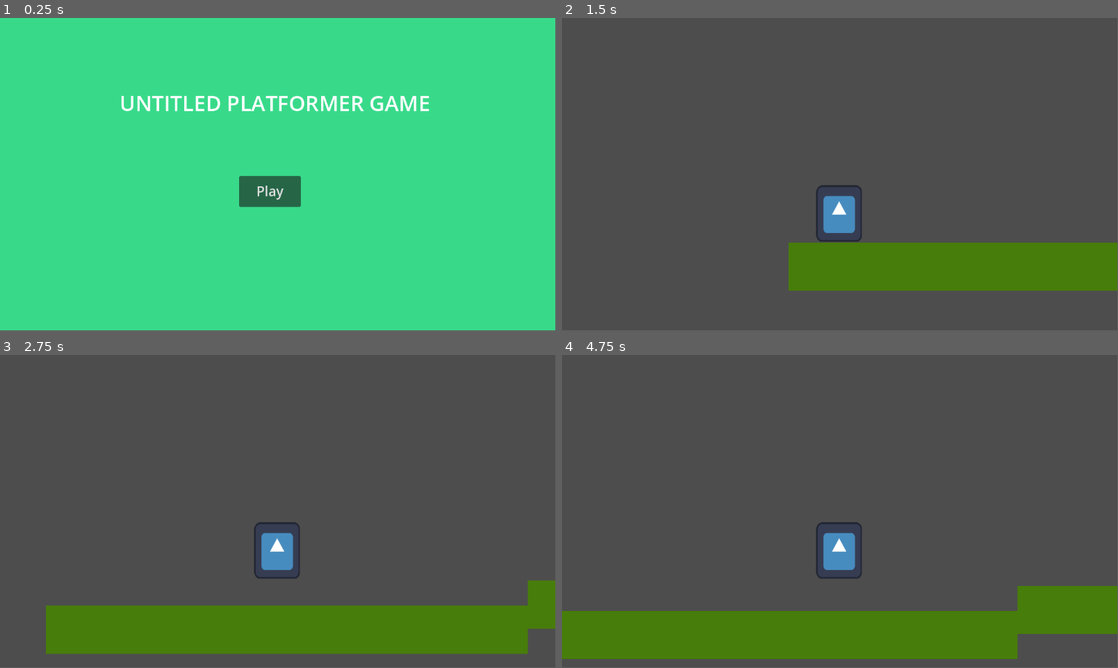
Above: before the commit, frames 1-4 (two rows, left to right).
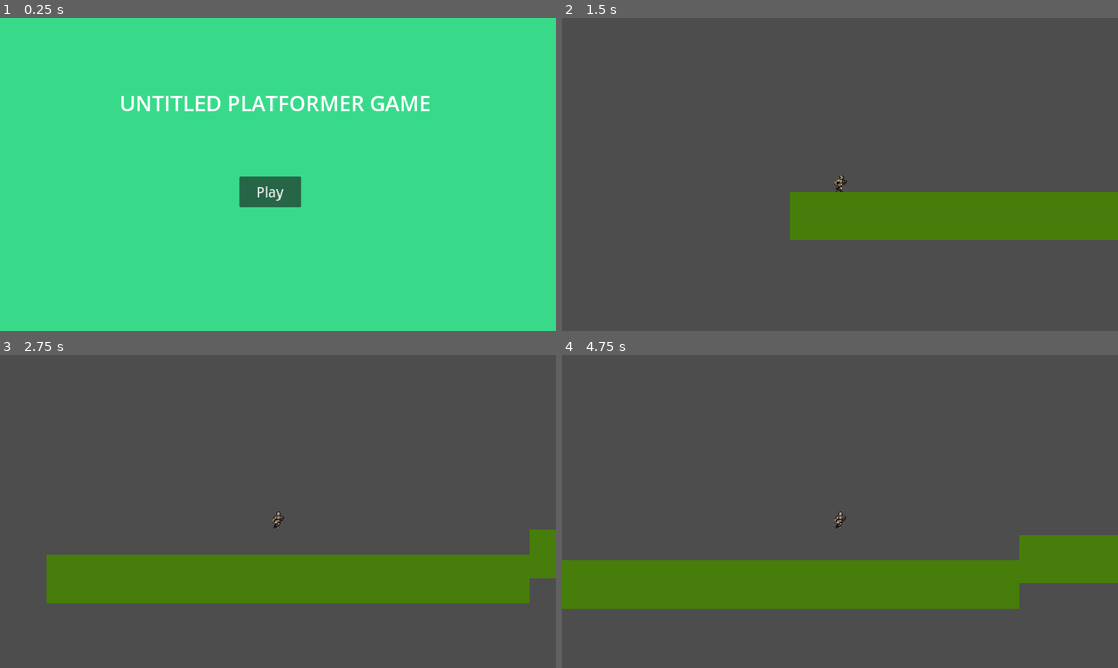
Above: after the commit, the same moments.

Repository: PalmeiraLabs/Knightly-Troubles-Game
Game: Godot game, scene res://scenes/main_menu.tscn
The game is run twice, just before and just after one commit, with the same random seed, the same clock (stepped at 60 frames per second) and the same inputs. The engine's default icon, where the game draws it, is replaced by a stand-in: a white triangle on a blue panel in a dark square.
Inputs:
- Up to frame 1 (0.25 s): no input
- Up to frame 2 (1.5 s): click "Play" at 0.5 s; hold D (move_right) from 1.28 s (still down); tap W (jump) at 1.35 s
- Up to frame 3 (2.75 s): keep holding D (move_right); tap W (jump) at 1.52, 1.82, 2.1, 2.27, 2.57 s
- Up to frame 4 (4.75 s): release D (move_right) at 2.78 s; hold A (move_left) 2.78-3.53 s; tap W (jump) at 2.85, 3.6, 3.77, 4.07, 4.35, 4.52 s; hold D (move_right) from 3.53 s (still down)
In our replay, the window is 799x449 before the commit and 800x450 after it. These sizes can differ from the game's own. Grey fills any space a smaller window leaves; there, only what the larger window draws over its background counts as a difference.

The runs differ from the first frame. In frame 1, 0.8% of the frame differs, in the area x 21-78%, y 24-61%; in frame 2, 18%; in frame 3, 29%; in frame 4, 31%, in the area x 0-100%, y 50-98%.

Commit message:
KAN-11: Added sprites for movements only & integrated them.

Diff:
--- a/player_character_body_2d.tscn
+++ b/player_character_body_2d.tscn
@@ -1,22 +1,302 @@
-[gd_scene load_steps=4 format=3 uid="uid://xo3eircuwbda"]
-
-[ext_resource type="Texture2D" uid="uid://bghd68406sexp" path="res://icon.svg" id="1_rvrxi"]
+[gd_scene load_steps=13 format=3 uid="uid://xo3eircuwbda"]
+
 [ext_resource type="Script" path="res://scripts/player_character_body_2d.gd" id="1_v464x"]
+[ext_resource type="Texture2D" uid="uid://cx333qe5qopm" path="res://assets/textures/player1/_Idle.png" id="2_ovgkg"]
+[ext_resource type="Texture2D" uid="uid://ca0iajpob4flo" path="res://assets/textures/player1/_Fall.png" id="3_c22nm"]
+[ext_resource type="Texture2D" uid="uid://bq2fdyyrpc2ek" path="res://assets/textures/player1/_Run.png" id="3_rd7ak"]
+[ext_resource type="Texture2D" uid="uid://b5v4hgl6dxlox" path="res://assets/textures/player1/_Jump.png" id="4_y0h7p"]
 
 [sub_resource type="RectangleShape2D" id="RectangleShape2D_alti0"]
 size = Vector2(95, 118)
 
+[sub_resource type="Animation" id="Animation_slvkr"]
+length = 0.001
+tracks/0/type = "value"
+tracks/0/imported = false
+tracks/0/enabled = true
+tracks/0/path = NodePath("Sprite2D:texture")
+tracks/0/interp = 1
+tracks/0/loop_wrap = true
+tracks/0/keys = {
+"times": PackedFloat32Array(0),
+"transitions": PackedFloat32Array(1),
+"update": 1,
+"values": [ExtResource("2_ovgkg")]
+}
+tracks/1/type = "value"
+tracks/1/imported = false
+tracks/1/enabled = true
+tracks/1/path = NodePath("Sprite2D:vframes")
+tracks/1/interp = 1
+tracks/1/loop_wrap = true
+tracks/1/keys = {
+"times": PackedFloat32Array(0),
+"transitions": PackedFloat32Array(1),
+"update": 1,
+"values": [1]
+}
+tracks/2/type = "value"
+tracks/2/imported = false
+tracks/2/enabled = true
+tracks/2/path = NodePath("Sprite2D:frame")
+tracks/2/interp = 1
+tracks/2/loop_wrap = true
+tracks/2/keys = {
+"times": PackedFloat32Array(0),
+"transitions": PackedFloat32Array(1),
+"update": 1,
+"values": [0]
+}
+tracks/3/type = "value"
+tracks/3/imported = false
+tracks/3/enabled = true
+tracks/3/path = NodePath("Sprite2D:hframes")
+tracks/3/interp = 1
+tracks/3/loop_wrap = true
+tracks/3/keys = {
+"times": PackedFloat32Array(0),
+"transitions": PackedFloat32Array(1),
+"update": 1,
+"values": [10]
+}
+
+[sub_resource type="Animation" id="Animation_7vofw"]
+resource_name = "fall"
+loop_mode = 1
+step = 0.05
+tracks/0/type = "value"
+tracks/0/imported = false
+tracks/0/enabled = true
+tracks/0/path = NodePath("Sprite2D:hframes")
+tracks/0/interp = 1
+tracks/0/loop_wrap = true
+tracks/0/keys = {
+"times": PackedFloat32Array(0),
+"transitions": PackedFloat32Array(1),
+"update": 1,
+"values": [3]
+}
+tracks/1/type = "value"
+tracks/1/imported = false
+tracks/1/enabled = true
+tracks/1/path = NodePath("Sprite2D:vframes")
+tracks/1/interp = 1
+tracks/1/loop_wrap = true
+tracks/1/keys = {
+"times": PackedFloat32Array(0),
+"transitions": PackedFloat32Array(1),
+"update": 1,
+"values": [1]
+}
+tracks/2/type = "value"
+tracks/2/imported = false
+tracks/2/enabled = true
+tracks/2/path = NodePath("Sprite2D:texture")
+tracks/2/interp = 1
+tracks/2/loop_wrap = true
+tracks/2/keys = {
+"times": PackedFloat32Array(0),
+"transitions": PackedFloat32Array(1),
+"update": 1,
+"values": [ExtResource("3_c22nm")]
+}
+tracks/3/type = "value"
+tracks/3/imported = false
+tracks/3/enabled = true
+tracks/3/path = NodePath("Sprite2D:frame")
+tracks/3/interp = 1
+tracks/3/loop_wrap = true
+tracks/3/keys = {
+"times": PackedFloat32Array(0, 0.05, 0.1, 0.15),
+"transitions": PackedFloat32Array(1, 1, 1, 1),
+"update": 1,
+"values": [1, 2, 2, 2]
+}
+
+[sub_resource type="Animation" id="Animation_vat67"]
+resource_name = "idle"
+loop_mode = 1
+tracks/0/type = "value"
+tracks/0/imported = false
+tracks/0/enabled = true
+tracks/0/path = NodePath("Sprite2D:texture")
+tracks/0/interp = 1
+tracks/0/loop_wrap = true
+tracks/0/keys = {
+"times": PackedFloat32Array(0),
+"transitions": PackedFloat32Array(1),
+"update": 1,
+"values": [ExtResource("2_ovgkg")]
+}
+tracks/1/type = "value"
+tracks/1/imported = false
+tracks/1/enabled = true
+tracks/1/path = NodePath("Sprite2D:vframes")
+tracks/1/interp = 1
+tracks/1/loop_wrap = true
+tracks/1/keys = {
+"times": PackedFloat32Array(0),
+"transitions": PackedFloat32Array(1),
+"update": 1,
+"values": [1]
+}
+tracks/2/type = "value"
+tracks/2/imported = false
+tracks/2/enabled = true
+tracks/2/path = NodePath("Sprite2D:hframes")
+tracks/2/interp = 1
+tracks/2/loop_wrap = true
+tracks/2/keys = {
+"times": PackedFloat32Array(0),
+"transitions": PackedFloat32Array(1),
+"update": 1,
+"values": [10]
+}
+tracks/3/type = "value"
+tracks/3/imported = false
+tracks/3/enabled = true
+tracks/3/path = NodePath("Sprite2D:frame")
+tracks/3/interp = 1
+tracks/3/loop_wrap = true
+tracks/3/keys = {
+"times": PackedFloat32Array(0, 0.0333333, 0.0666667, 0.1, 0.133333, 0.166667, 0.2, 0.233333, 0.266667),
+"transitions": PackedFloat32Array(1, 1, 1, 1, 1, 1, 1, 1, 1),
+"update": 1,
+"values": [1, 2, 3, 4, 5, 6, 7, 8, 9]
+}
+
+[sub_resource type="Animation" id="Animation_rrtgs"]
+resource_name = "jump"
+length = 0.15
+loop_mode = 1
+tracks/0/type = "value"
+tracks/0/imported = false
+tracks/0/enabled = true
+tracks/0/path = NodePath("Sprite2D:vframes")
+tracks/0/interp = 1
+tracks/0/loop_wrap = true
+tracks/0/keys = {
+"times": PackedFloat32Array(0.133333),
+"transitions": PackedFloat32Array(1),
+"update": 1,
+"values": [1]
+}
+tracks/1/type = "value"
+tracks/1/imported = false
+tracks/1/enabled = true
+tracks/1/path = NodePath("Sprite2D:texture")
+tracks/1/interp = 1
+tracks/1/loop_wrap = true
+tracks/1/keys = {
+"times": PackedFloat32Array(0),
+"transitions": PackedFloat32Array(1),
+"update": 1,
+"values": [ExtResource("4_y0h7p")]
+}
+tracks/2/type = "value"
+tracks/2/imported = false
+tracks/2/enabled = true
+tracks/2/path = NodePath("Sprite2D:frame")
+tracks/2/interp = 1
+tracks/2/loop_wrap = true
+tracks/2/keys = {
+"times": PackedFloat32Array(0, 0.0333333, 0.0666667, 0.1),
+"transitions": PackedFloat32Array(1, 1, 1, 1),
+"update": 1,
+"values": [1, 2, 2, 2]
+}
+tracks/3/type = "value"
+tracks/3/imported = false
+tracks/3/enabled = true
+tracks/3/path = NodePath("Sprite2D:hframes")
+tracks/3/interp = 1
+tracks/3/loop_wrap = true
+tracks/3/keys = {
+"times": PackedFloat32Array(0),
+"transitions": PackedFloat32Array(1),
+"update": 1,
+"values": [3]
+}
+
+[sub_resource type="Animation" id="Animation_4q6kc"]
+resource_name = "run"
+loop_mode = 1
+tracks/0/type = "value"
+tracks/0/imported = false
+tracks/0/enabled = true
+tracks/0/path = NodePath("Sprite2D:hframes")
+tracks/0/interp = 1
+tracks/0/loop_wrap = true
+tracks/0/keys = {
+"times": PackedFloat32Array(0),
+"transitions": PackedFloat32Array(1),
+"update": 1,
+"values": [10]
+}
+tracks/1/type = "value"
+tracks/1/imported = false
+tracks/1/enabled = true
+tracks/1/path = NodePath("Sprite2D:vframes")
+tracks/1/interp = 1
+tracks/1/loop_wrap = true
+tracks/1/keys = {
+"times": PackedFloat32Array(0),
+"transitions": PackedFloat32Array(1),
+"update": 1,
+"values": [1]
+}
+tracks/2/type = "value"
+tracks/2/imported = false
+tracks/2/enabled = true
+tracks/2/path = NodePath("Sprite2D:texture")
+tracks/2/interp = 1
+tracks/2/loop_wrap = true
+tracks/2/keys = {
+"times": PackedFloat32Array(0),
+"transitions": PackedFloat32Array(1),
+"update": 1,
+"values": [ExtResource("3_rd7ak")]
+}
+tracks/3/type = "value"
+tracks/3/imported = false
+tracks/3/enabled = true
+tracks/3/path = NodePath("Sprite2D:frame")
+tracks/3/interp = 1
+tracks/3/loop_wrap = true
+tracks/3/keys = {
+"times": PackedFloat32Array(0, 0.1, 0.2, 0.3, 0.4, 0.5, 0.6, 0.7, 0.8),
+"transitions": PackedFloat32Array(1, 1, 1, 1, 1, 1, 1, 1, 1),
+"update": 1,
+"values": [1, 2, 3, 4, 5, 6, 7, 8, 9]
+}
+
+[sub_resource type="AnimationLibrary" id="AnimationLibrary_w0yai"]
+_data = {
+"RESET": SubResource("Animation_slvkr"),
+"fall": SubResource("Animation_7vofw"),
+"idle": SubResource("Animation_vat67"),
+"jump": SubResource("Animation_rrtgs"),
+"run": SubResource("Animation_4q6kc")
+}
+
 [node name="PlayerCharacterBody2D" type="CharacterBody2D"]
 script = ExtResource("1_v464x")
 
 [node name="Sprite2D" type="Sprite2D" parent="."]
-position = Vector2(1, -62)
-scale = Vector2(0.742188, 0.914062)
-texture = ExtResource("1_rvrxi")
+position = Vector2(4, -40)
+texture = ExtResource("2_ovgkg")
+hframes = 10
 
 [node name="CollisionShape2D" type="CollisionShape2D" parent="."]
+visible = false
 position = Vector2(1.5, -62)
 shape = SubResource("RectangleShape2D_alti0")
 
 [node name="Camera2D" type="Camera2D" parent="."]
-position = Vector2(2, -144)
+position = Vector2(0, -38)
+
+[node name="AnimationPlayer" type="AnimationPlayer" parent="."]
+libraries = {
+"": SubResource("AnimationLibrary_w0yai")
+}
+autoplay = "idle"
--- a/project.godot
+++ b/project.godot
@@ -14,6 +14,10 @@
 run/main_scene="res://scenes/main_menu.tscn"
 config/features=PackedStringArray("4.3", "Forward Plus")
 config/icon="res://icon.svg"
+
+[display]
+
+window/stretch/mode="canvas_items"
 
 [input]
 
@@ -52,3 +56,7 @@
 "events": [Object(InputEventKey,"resource_local_to_scene":false,"resource_name":"","device":-1,"window_id":0,"alt_press …(192 unchanged characters)…
 ]
 }
+
+[rendering]
+
+textures/canvas_textures/default_texture_filter=0
--- a/scripts/player_character_body_2d.gd
+++ b/scripts/player_character_body_2d.gd
@@ -2,6 +2,9 @@
 
 @export var speed = 300.0
 @export var jump_velocity = -400.0
+
+@onready var ap = $AnimationPlayer
+@onready var sprite = $Sprite2D
 
 #To make it move.
 func _physics_process(delta: float) -> void:
@@ -18,9 +21,24 @@
 	var horizontal_direction := Input.get_axis("move_left", "move_right")
 	if horizontal_direction:
 		velocity.x = horizontal_direction * speed
+		sprite.flip_h = (horizontal_direction == -1)
 	else:
 		velocity.x = move_toward(velocity.x, 0, speed)
 
 	move_and_slide()
 
+	update_animations(horizontal_direction)
+
 	print(velocity)
+
+func update_animations(horizontal_direction):
+	if is_on_floor():
+		if horizontal_direction == 0:
+			ap.play("idle")
+		else:
+			ap.play("run")
+	else:
+		if velocity.y < 0:
+			ap.play("jump")
+		elif velocity.y > 0:
+			ap.play("fall")
Binary file added: assets/textures/player1/_Attack.png
Not shown, added: assets/textures/player1/_Attack.png.import
Binary file added: assets/textures/player1/_Attack2.png
Not shown, added: assets/textures/player1/_Attack2.png.import
Binary file added: assets/textures/player1/_Attack2NoMovement.png
Not shown, added: assets/textures/player1/_Attack2NoMovement.png.import
Binary file added: assets/textures/player1/_AttackCombo2hit.png
Not shown, added: assets/textures/player1/_AttackCombo2hit.png.import
Binary file added: assets/textures/player1/_AttackComboNoMovement.png
Not shown, added: assets/textures/player1/_AttackComboNoMovement.png.import
Binary file added: assets/textures/player1/_AttackNoMovement.png
Not shown, added: assets/textures/player1/_AttackNoMovement.png.import
(and 49 more such lines)
